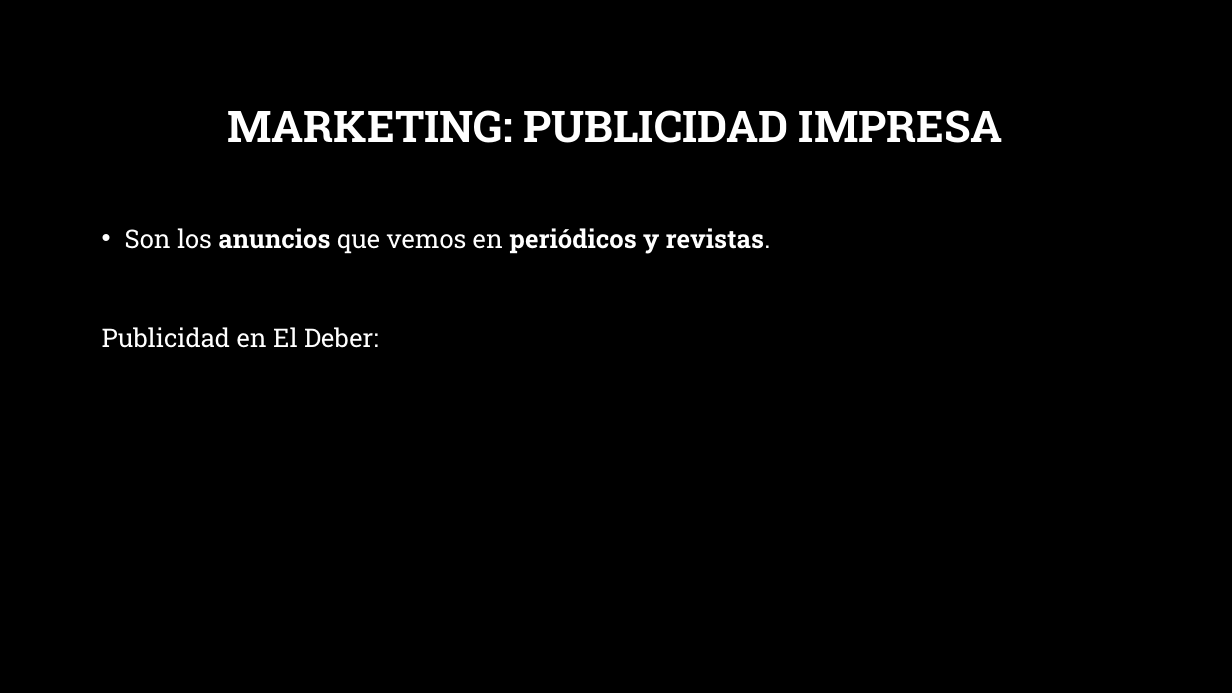
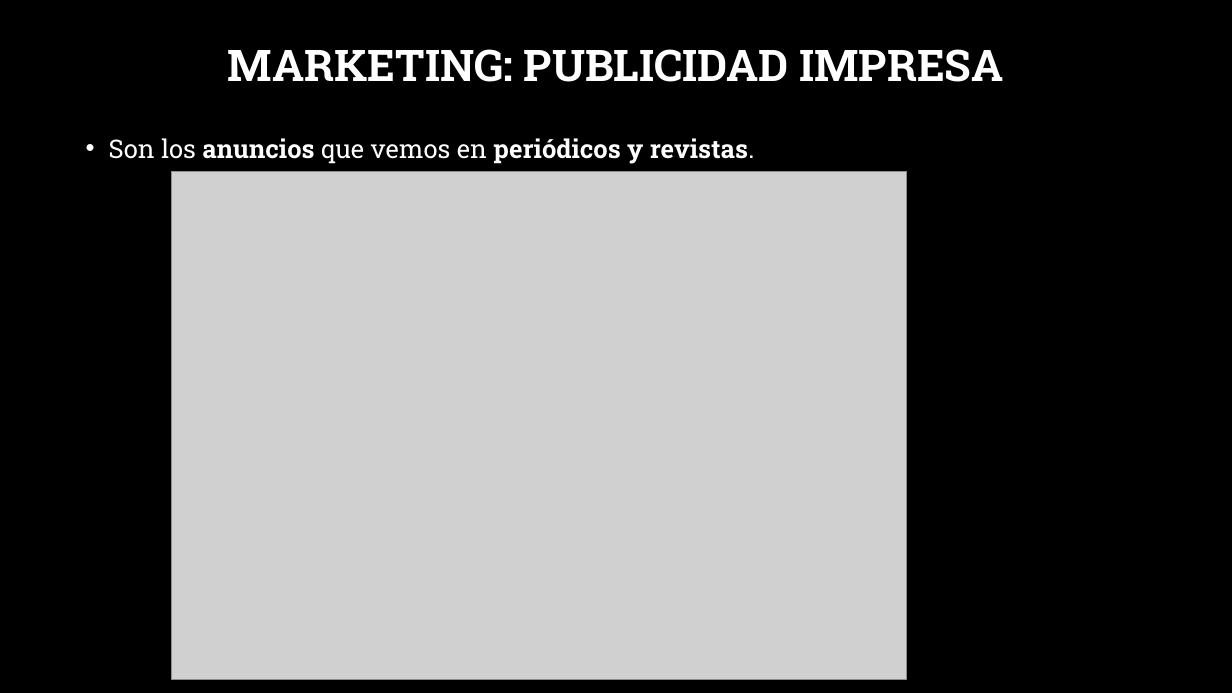
Before and after one commit to vega9190/Cuentos, a slide deck: slide 6 of Transpo/Presentacion.pptx. Drawn at 1232x693 pixels with LibreOffice and Linux fonts; fonts in the diff are those of the drawing; grey boxes stand for pictures; background and template pictures are left out. Boxes give left, top, right and bottom in pixels: in the first picture for what was removed or moved away, otherwise in the second. Text is boxed around its words. In the diff, an @@ line names an element or a change of style, - is before the commit and + after.

```diff
--- a/Transpo/Presentacion.pptx
+++ b/Transpo/Presentacion.pptx
@@ title "MARKETING: PUBLICIDAD IMPRESA" moved from (x1=227, y1=110, x2=1003, y2=143) to (x1=228, y1=49, x2=1003, y2=82) @@
@@ text "Son los anuncios que vemos ..." moved from (x1=102, y1=228, x2=771, y2=348) to (x1=109, y1=138, x2=755, y2=164) @@
@@ picture added at (x1=172, y1=171, x2=908, y2=679) @@
@@ text at (x1=102, y1=327, x2=378, y2=348): paragraph removed @@
-Publicidad en El Deber:
```
Also in this commit, not shown: 4 slides added.
